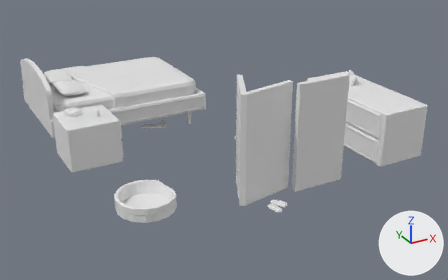
One commit to the Blender file scenes/bedroom.blend: the scene before it, then after it.
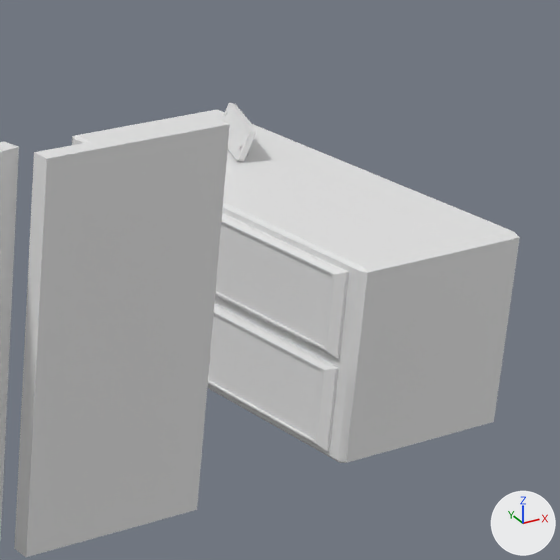
Old and new are each drawn whole from a 50 mm camera at (-28.58, -6.29, 29.83) aimed at (-9.33, 28.72, 12.32) and again close up on the part from 64% to 98% of the width and 15% to 69% of the height. Lighting does not change. The marker at lower right points along +X, +Y and +Z.

Names of what the first close-up shows: 'Closet', 'Closet.001', 'Dresser', 'Switch'.
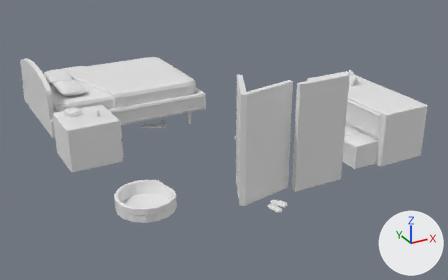
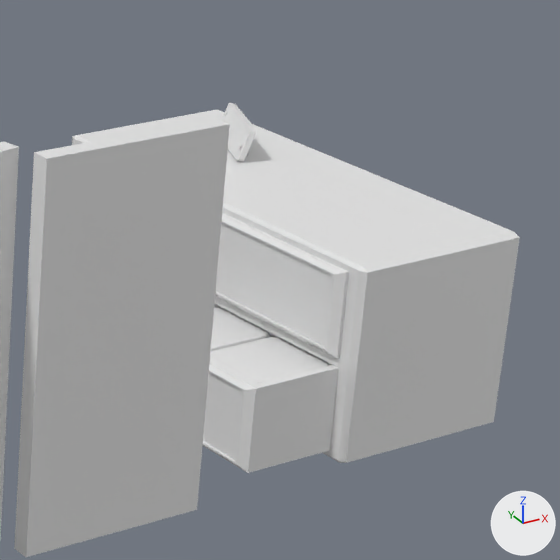
Commit message: Pulled out dresser drawer so cat can get on top of dresser

What changed in the scene script:
```text
Change me_dresser:
    used by ob_dresser; location = (-0.58, 24.63, 13.93); scale = (1.8, 4.19, 1.83)
    remove me_dresser.from_pydata(...)  # 157 vertices, 157 faces; spans x -1.08..1.0, y -1.0..1.0, z -1.0..1.0
    add me_dresser.from_pydata(...)  # 145 vertices, 136 faces, 4 loose edges; spans x -1.08..1.0, y -1.0..1.0, z -1.0..1.0
    me_dresser part 1
    12 vertices are removed from x -1.08..-1.04, y -0.91..-0.05, z -0.91..-0.05
    21 faces are deleted
    4 loose edges are added
Add me_cube_002:
    me_cube_002.from_pydata(...)  # 612 vertices, 617 faces; spans x -1.37..1.24, y -1.3..3.33, z -4.68..2.87
Add ob_dresser_drawer:
    ob_dresser_drawer = bpy.data.objects.new('Dresser Drawer', me_cube_002)
    ob_dresser_drawer.location = (-3.11, 21.81, 13.23)
    ob_dresser_drawer.scale = (0.859, 0.779, 0.209)
```

Changed parts and their boxes [x1, y1, x2, y2] in the close-ups (560 x 560 px):
'Dresser Drawer', added: after [203, 304, 339, 473]
part 1 of me_dresser, cut back: before [208, 304, 339, 451]
